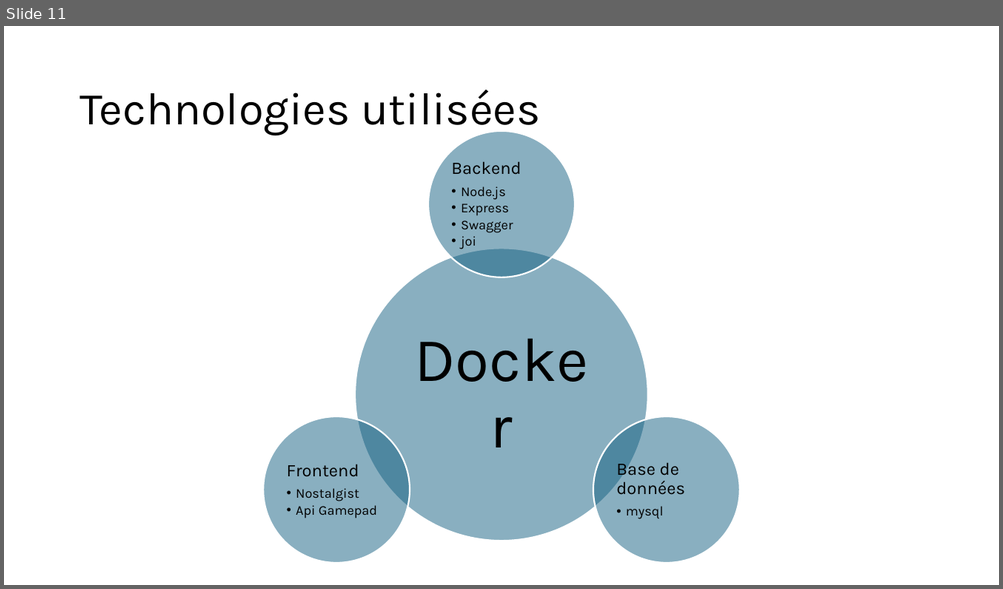
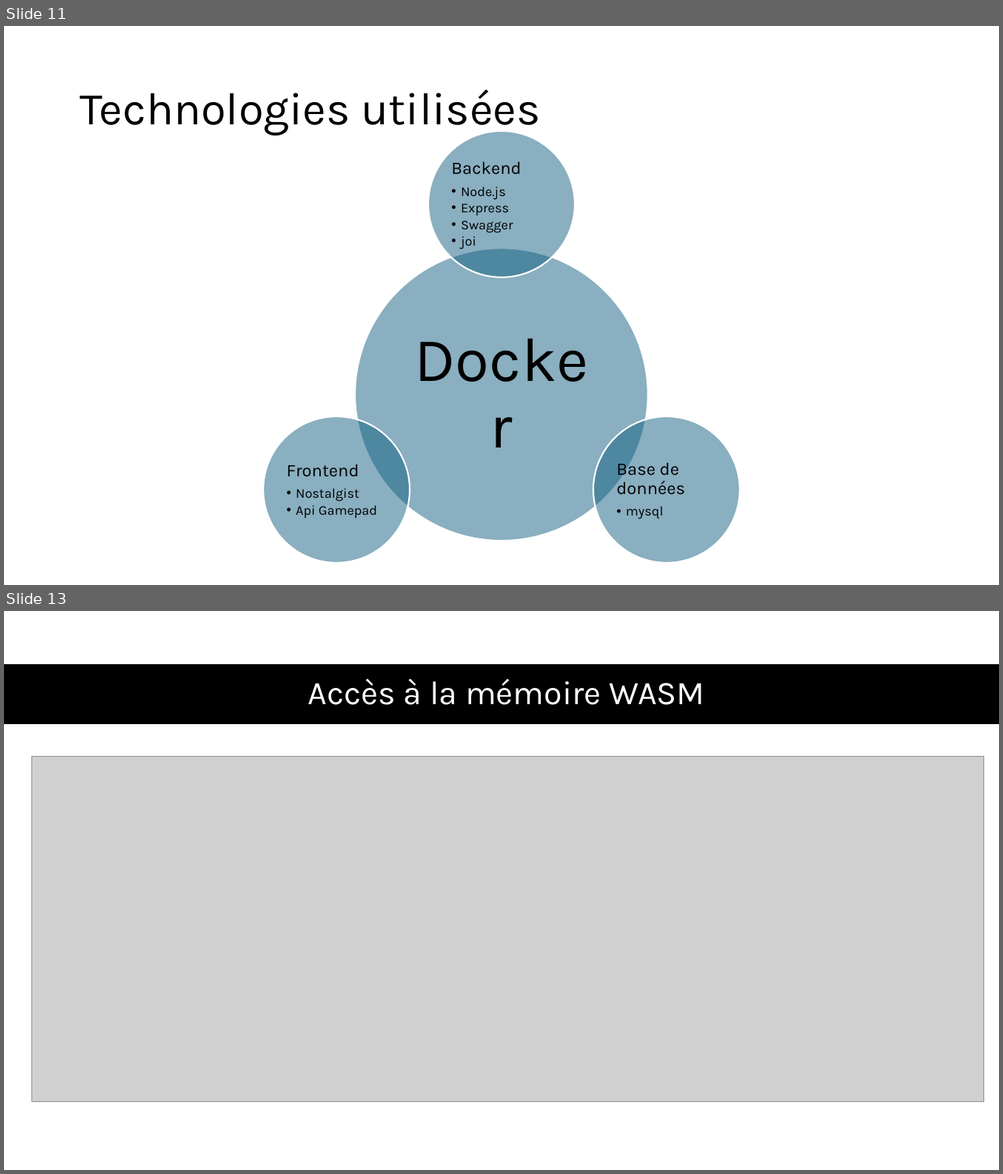
Before and after one commit to Barras-Matias-emf/306-G2-ArcadiaBox, a slide deck: documentation/ArcadiaboxPresentation.pptx. Shown one above the other, each under a label of ours: slide 11 before the commit, slides 11 and 13 after it; the slides between them are not shown. The pictures are 1003x589 and 1003x1174 pixels, drawn with LibreOffice and Linux fonts; fonts in the diff are those of the drawing; grey boxes stand for pictures. Boxes give left, top, right and bottom in pixels: in the first picture for what was removed or moved away, otherwise in the second. Text is boxed around its words. In the diff, an @@ line names an element or a change of style, - is before the commit and + after.

```diff
--- a/documentation/ArcadiaboxPresentation.pptx
+++ b/documentation/ArcadiaboxPresentation.pptx
@@ slide 13 added at <box>4,611,999,1170</box>, background #FFFFFF @@
@@ rectangle added at <box>4,664,999,724</box>, fill #000000 @@
@@ title added at <box>308,678,704,705</box>, 32 pt, text #FFFFFF @@
+Accès à la mémoire WASM
@@ picture added at <box>31,757,984,1102</box> @@
```
Also in this commit, not shown: 3 slides changed, 3 other slides added, 11 other files.
